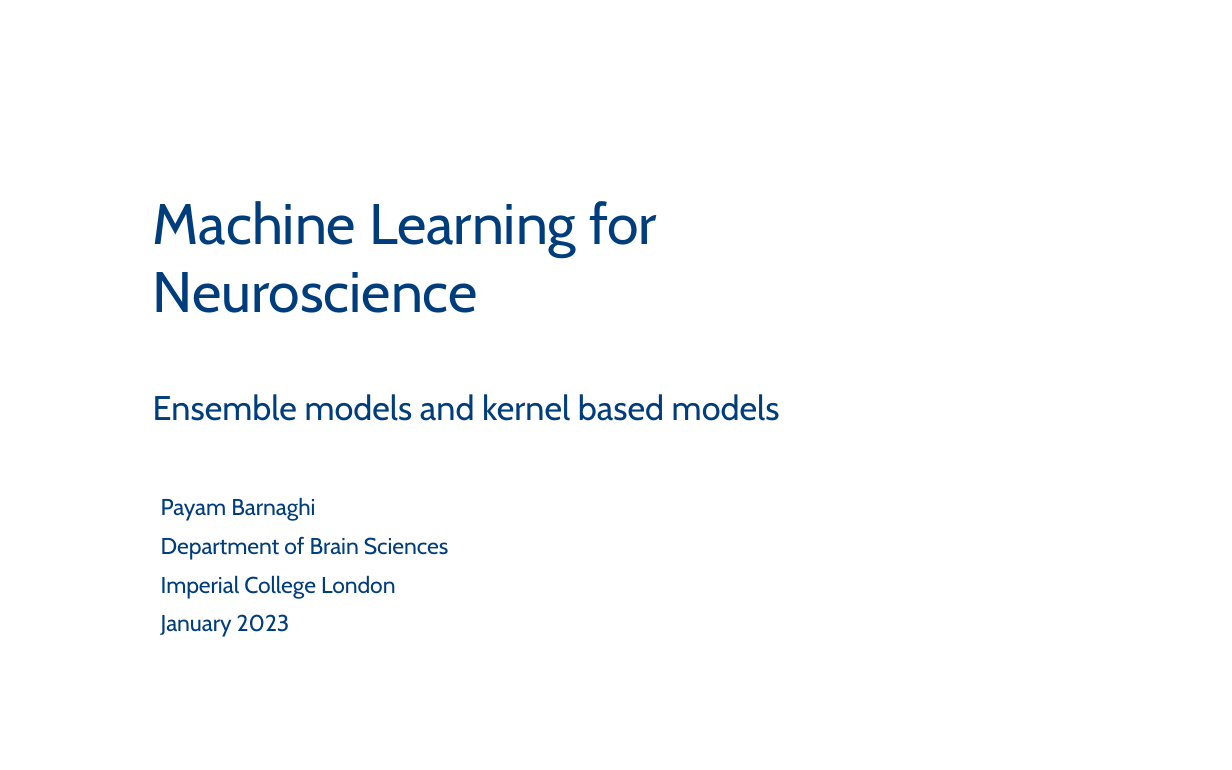
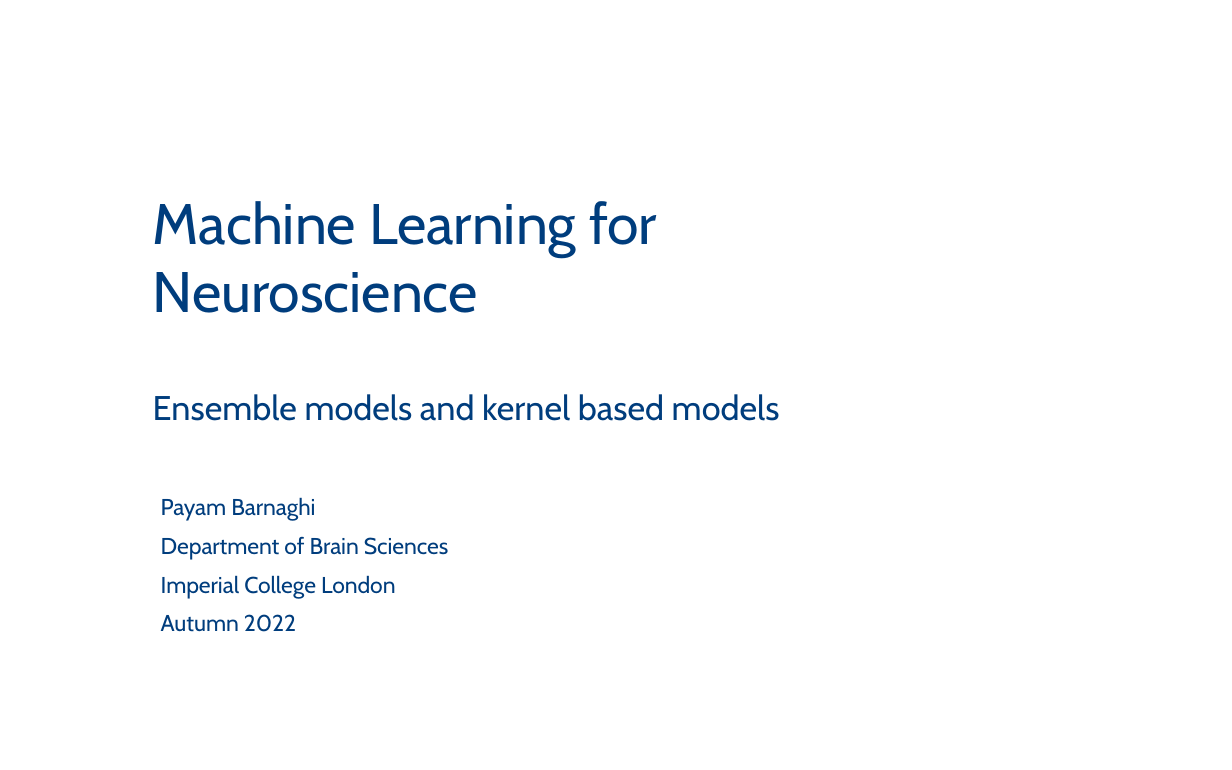
Before and after one commit to PBarnaghi/ML4NS, a slide deck: slide 1 of 05- Ensemble models-SVM/ML4NuerScience_ensemble models_kernel_models.pptx. Drawn at 1232x770 pixels with LibreOffice and Linux fonts; fonts in the diff are those of the drawing; background and template pictures are left out. Boxes give left, top, right and bottom in pixels: in the first picture for what was removed or moved away, otherwise in the second. Text is boxed around its words. In the diff, an @@ line names an element or a change of style, - is before the commit and + after.

```diff
--- a/05- Ensemble models-SVM/ML4NuerScience_ensemble models_kernel_models.pptx
+++ b/05- Ensemble models-SVM/ML4NuerScience_ensemble models_kernel_models.pptx
@@ text at (161,614,296,632): text changed @@
-January 2023
+Autumn 2022
```
Also in this commit, not shown: 2 other slides changed, 1 slide added, 1 other file.
